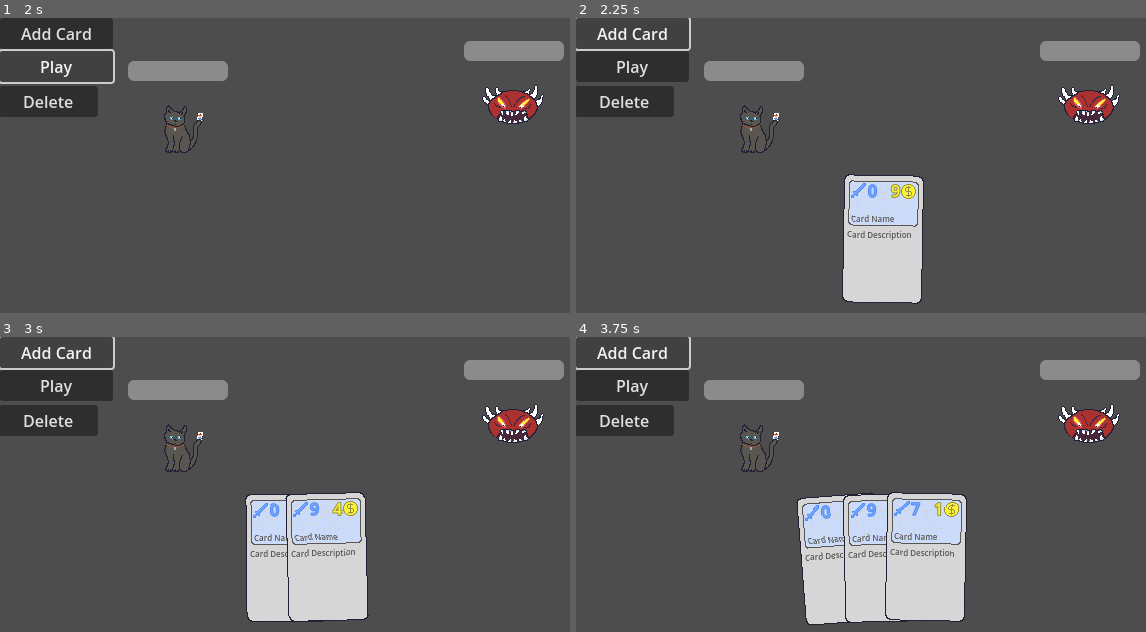
Above: before the commit, frames 1-4 (two rows, left to right).
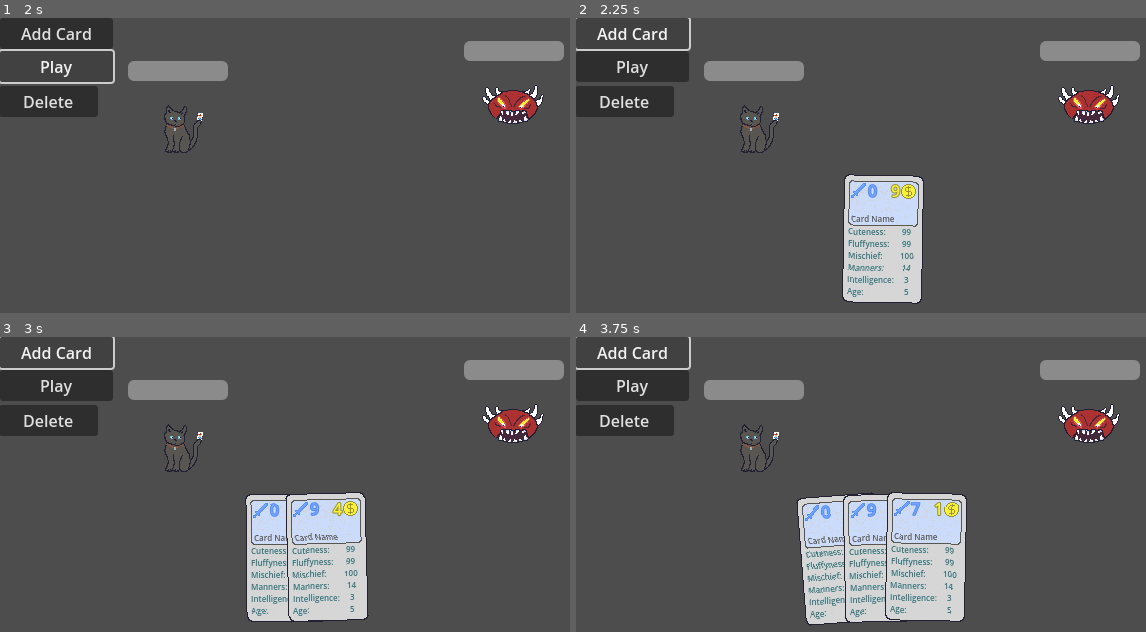
Above: after the commit, the same moments.

Repository: zcbntr/bucinum
Game: Godot game, scene res://scenes/main.tscn
Two runs of this game, one before a commit and one after it. Both use one fixed random seed, a clock stepped at 60 frames per second and the inputs below.
Inputs:
- Up to frame 1 (2 s): click "Play" at 0.5 s; click "Play" at 1.25 s
- Up to frame 2 (2.25 s): click "Add Card" at 2 s
- Up to frame 3 (3 s): click "Add Card" at 2.75 s
- Up to frame 4 (3.75 s): click "Add Card" at 3.5 s

Frame 1 is identical in both runs. In frame 2, 0.7% of the frame differs, in the area x 47-60%, y 71-95%; in frame 3, 1.2%; in frame 4, 1.6%, in the area x 40-67%, y 70-96%.

Commit message:
Add categories placeholder

Diff:
--- a/scenes/card.tscn
+++ b/scenes/card.tscn
@@ -17,10 +17,6 @@
 font_color = Color(0.345098, 0.337255, 0.321569, 1)
 shadow_size = 0
 
-[sub_resource type="LabelSettings" id="LabelSettings_qwjnx"]
-font_size = 8
-font_color = Color(0.345098, 0.337255, 0.321569, 1)
-
 [sub_resource type="LabelSettings" id="LabelSettings_4oqj5"]
 font_color = Color(0.458824, 0.647059, 0.980392, 1)
 outline_size = 3
@@ -28,6 +24,16 @@
 
 [sub_resource type="RectangleShape2D" id="RectangleShape2D_hxmh3"]
 size = Vector2(78, 126)
+
+[sub_resource type="LabelSettings" id="LabelSettings_gy8yp"]
+line_spacing = 0.0
+font_size = 8
+font_color = Color(0.2, 0.447059, 0.482353, 1)
+
+[sub_resource type="LabelSettings" id="LabelSettings_5524n"]
+line_spacing = 0.0
+font_size = 8
+font_color = Color(0.2, 0.447059, 0.482353, 1)
 
 [node name="Card" type="Node2D" node_paths=PackedStringArray("action")]
 script = ExtResource("1_q183m")
@@ -66,14 +72,6 @@
 
 [node name="CardImageSprite" type="Sprite2D" parent="CardImage"]
 
-[node name="CardDescription" type="Label" parent="."]
-offset_left = -36.0
-offset_top = -10.0
-offset_right = 36.0
-offset_bottom = 13.0
-text = "text"
-label_settings = SubResource("LabelSettings_qwjnx")
-
 [node name="DamageDisplay" type="Node2D" parent="."]
 
 [node name="DamageLbl" type="Label" parent="DamageDisplay"]
@@ -96,5 +94,34 @@
 [node name="CardAction" type="Node2D" parent="."]
 script = ExtResource("5_n162s")
 
+[node name="Categories" type="Node2D" parent="."]
+
+[node name="CategoryNamesLbl" type="Label" parent="Categories"]
+offset_left = -35.0
+offset_top = -13.0
+offset_right = 12.0
+offset_bottom = 60.0
+text = "Cuteness:
+Fluffyness:
+Mischief:
+Manners:
+Intelligence:
+Age:"
+label_settings = SubResource("LabelSettings_gy8yp")
+
+[node name="Label" type="Label" parent="Categories"]
+offset_left = 14.0
+offset_top = -13.0
+offset_right = 35.0
+offset_bottom = 60.0
+text = "99
+99
+100
+14
+3
+5"
+label_settings = SubResource("LabelSettings_5524n")
+horizontal_alignment = 1
+
 [connection signal="mouse_entered" from="ClickableArea" to="." method="_on_clickable_area_mouse_entered"]
 [connection signal="mouse_exited" from="ClickableArea" to="." method="_on_clickable_area_mouse_exited"]
--- a/scenes/main.tscn
+++ b/scenes/main.tscn
@@ -16,7 +16,6 @@
 [node name="PlayerCharacter" type="Node2D" parent="GameScreen"]
 script = ExtResource("2_hnhx5")
 health = 10
-cards_played_in_round = 20
 
 [node name="PlayerSprite" type="Sprite2D" parent="GameScreen/PlayerCharacter"]
 position = Vector2(179, 112)
@@ -33,7 +32,6 @@
 [node name="EnemyCharacter" type="Node2D" parent="GameScreen"]
 script = ExtResource("2_hnhx5")
 health = 10
-cards_played_in_round = 20
 
 [node name="EnemySprite" type="Sprite2D" parent="GameScreen/EnemyCharacter"]
 position = Vector2(513, 92)
--- a/scripts/card.gd
+++ b/scripts/card.gd
@@ -14,7 +14,6 @@
 @onready var cost_lbl: Label = $CostDisplay/CostLbl
 @onready var damage_lbl: Label = $DamageDisplay/DamageLbl
 @onready var name_lbl: Label = $NameDisplay/NameLbl
-@onready var description_lbl: Label = $CardDescription
 @onready var base_sprite: Sprite2D = $BaseCardSprite
 
 # Called when the node enters the scene tree for the first time.
@@ -55,8 +54,6 @@
 	if name_lbl.get_text() != card_name:
 		name_lbl.set_text(card_name)
 
-	if description_lbl.get_text() != card_description:
-		description_lbl.set_text(card_description)
 	visible = true
 
 func highlight():
Not shown: 1 places in scenes/card.tscn that only renumber resources
